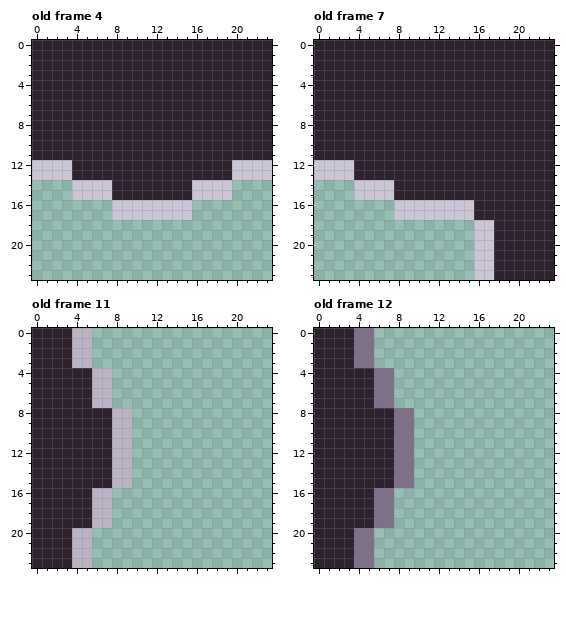
Pixel-art file, stored at games/Phaser-Snake-Game/public/assets/sprites/wrapBlockAnim.aseprite. Above is the file before it was changed.
24x24 pixels, 24 frames. Shown: old frame 4, old frame 7, old frame 11, old frame 12. The commit also changed other frames, which this record leaves out.
And afterwards:
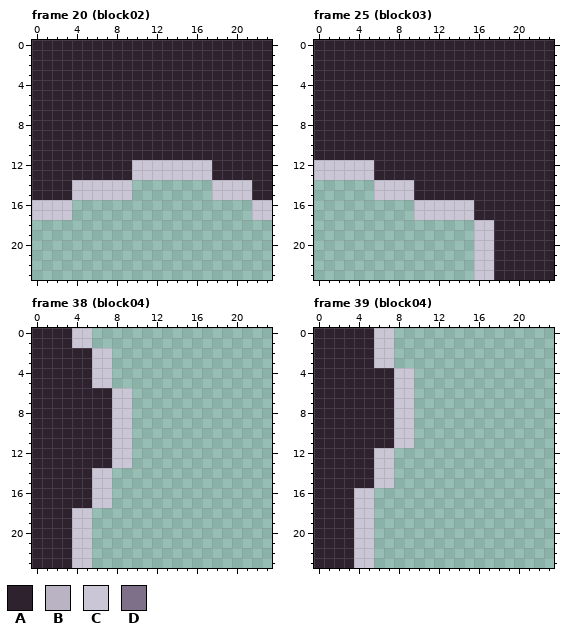
Palette (. is transparent): A #2e222f  B #b9b3c4  C #cbc6d5  D #7f708a
A new or re-ordered frame is compared with the old frame closest to it.
The commit says: Animated Wrap Blocks -added new frames/animation to wrap blocks (are now 12 frames each instead of 3)
The exact change:
frames 24 -> 96
--- frame 20 (block02) is new; against old frame 4
@@ x 0..23 @@
 11 AAAAAAAAAAAAAAAAAAAAAAAA
-12 CCCCAAAAAAAAAAAAAAAACCCC
-13 CCCCAAAAAAAAAAAAAAAACCCC
-14 ....CCCCAAAAAAAACCCC....
-15 ....CCCCAAAAAAAACCCC....
-16 ........CCCCCCCC........
-17 ........CCCCCCCC........
+12 AAAAAAAAAACCCCCCCCAAAAAA
+13 AAAAAAAAAACCCCCCCCAAAAAA
+14 AAAACCCCCC........CCCCAA
+15 AAAACCCCCC........CCCCAA
+16 CCCC..................CC
+17 CCCC..................CC
 18 ........................
--- frame 25 (block03) is new; against old frame 7
@@ x 2..11 @@
 11 AAAAAAAAAA
-12 CCAAAAAAAA
-13 CCAAAAAAAA
-14 ..CCCCAAAA
-15 ..CCCCAAAA
-16 ......CCCC
-17 ......CCCC
+12 CCCCAAAAAA
+13 CCCCAAAAAA
+14 ....CCCCAA
+15 ....CCCCAA
+16 ........CC
+17 ........CC
 18 ..........
--- frame 38 (block04) against old frame 11
@@ x 2..11 @@
- 0 AABB......
- 1 AABB......
- 2 AABB......
- 3 AABB......
- 4 AAAABB....
- 5 AAAABB....
- 6 AAAABB....
- 7 AAAABB....
- 8 AAAAAABB..
- 9 AAAAAABB..
-10 AAAAAABB..
-11 AAAAAABB..
-12 AAAAAABB..
-13 AAAAAABB..
-14 AAAAAABB..
-15 AAAAAABB..
-16 AAAABB....
-17 AAAABB....
-18 AAAABB....
-19 AAAABB....
-20 AABB......
-21 AABB......
-22 AABB......
-23 AABB......
+ 0 AACC......
+ 1 AACC......
+ 2 AAAACC....
+ 3 AAAACC....
+ 4 AAAACC....
+ 5 AAAACC....
+ 6 AAAAAACC..
+ 7 AAAAAACC..
+ 8 AAAAAACC..
+ 9 AAAAAACC..
+10 AAAAAACC..
+11 AAAAAACC..
+12 AAAAAACC..
+13 AAAAAACC..
+14 AAAACC....
+15 AAAACC....
+16 AAAACC....
+17 AAAACC....
+18 AACC......
+19 AACC......
+20 AACC......
+21 AACC......
+22 AACC......
+23 AACC......
--- frame 39 (block04) against old frame 12
@@ x 2..11 @@
- 0 AADD......
- 1 AADD......
- 2 AADD......
- 3 AADD......
- 4 AAAADD....
- 5 AAAADD....
- 6 AAAADD....
- 7 AAAADD....
- 8 AAAAAADD..
- 9 AAAAAADD..
-10 AAAAAADD..
-11 AAAAAADD..
-12 AAAAAADD..
-13 AAAAAADD..
-14 AAAAAADD..
-15 AAAAAADD..
-16 AAAADD....
-17 AAAADD....
-18 AAAADD....
-19 AAAADD....
-20 AADD......
-21 AADD......
-22 AADD......
-23 AADD......
+ 0 AAAACC....
+ 1 AAAACC....
+ 2 AAAACC....
+ 3 AAAACC....
+ 4 AAAAAACC..
+ 5 AAAAAACC..
+ 6 AAAAAACC..
+ 7 AAAAAACC..
+ 8 AAAAAACC..
+ 9 AAAAAACC..
+10 AAAAAACC..
+11 AAAAAACC..
+12 AAAACC....
+13 AAAACC....
+14 AAAACC....
+15 AAAACC....
+16 AACC......
+17 AACC......
+18 AACC......
+19 AACC......
+20 AACC......
+21 AACC......
+22 AACC......
+23 AACC......
